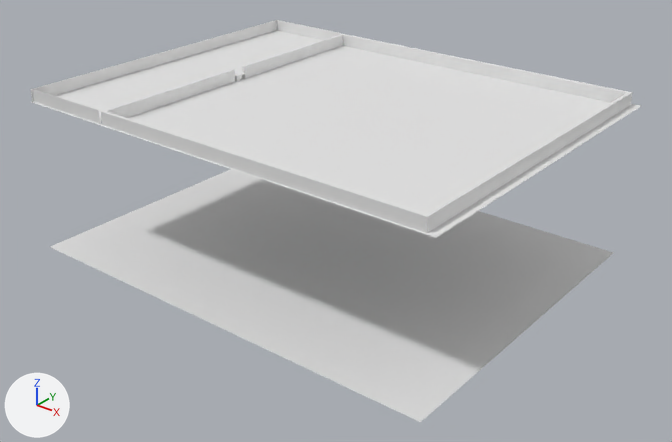
Two versions of the Blender file src/assets/source/desk.blend, one commit apart.
The view is the same before and after, from a camera (50 mm lens) standing at (95.2, -96.0, 41.7) and looking at (20.1, -2.0, -16.6). The axes (+X, +Y, +Z) are drawn at lower left. The lights are the same throughout. Materials are left out; every surface is plain grey.

In view in the first picture: 'Brick Wall', 'Brick Wall.001', 'Brick Wall.002', 'Hedge???', 'Plane', 'Plane.001'.
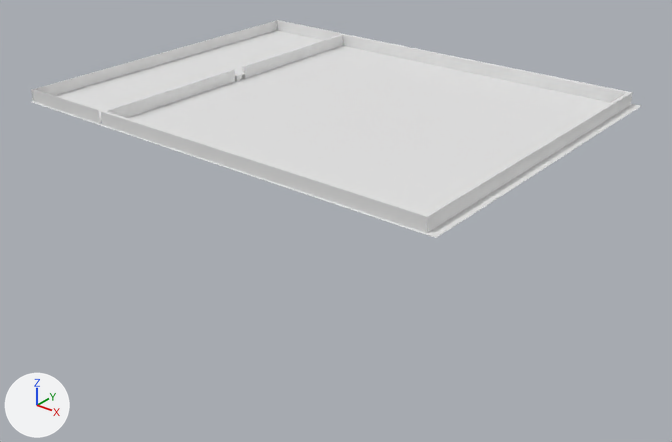
Commit message: bricks are now horizontal

Location of each change, (x1, y1, x2, y2) in pixels of the pictures (672 x 442 px):
'Plane', deleted
    before: (50, 169, 613, 422)
'Brick Wall.002', turned, rescaled
    before: (30, 20, 277, 103)
    after: (31, 20, 277, 102)

What the commit changed:
Object 'Brick Wall.002' (ob_brick_wall_002) turns from (-180, 90, 0) to (-90, 0, 90) degrees about x, y and z.
Object 'Brick Wall.002' (ob_brick_wall_002) is rescaled from (1.0, 25.5, 4.96) to (25.4, -0.911, 4.96).
Object 'Plane' (ob_plane) is deleted.
